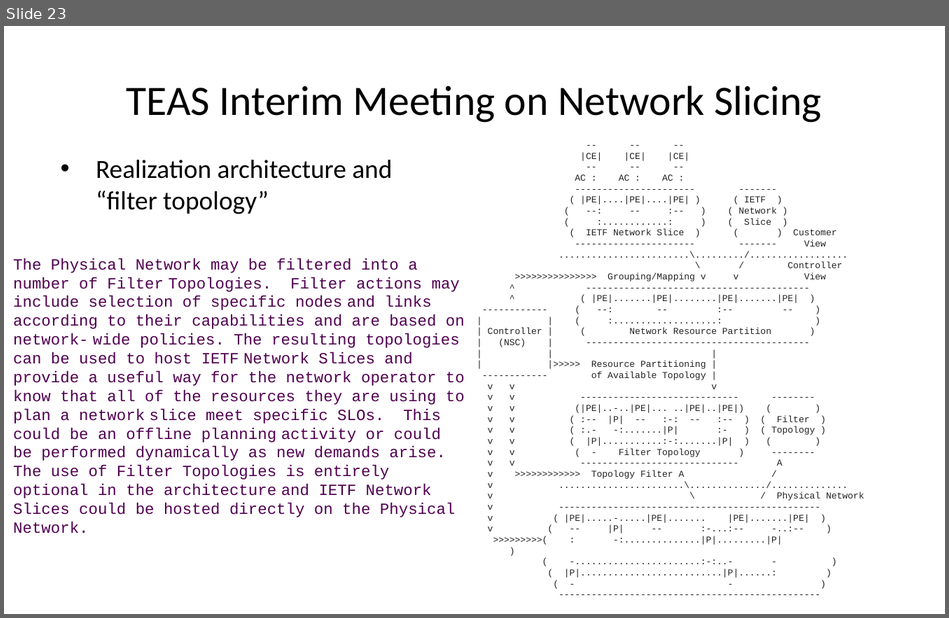
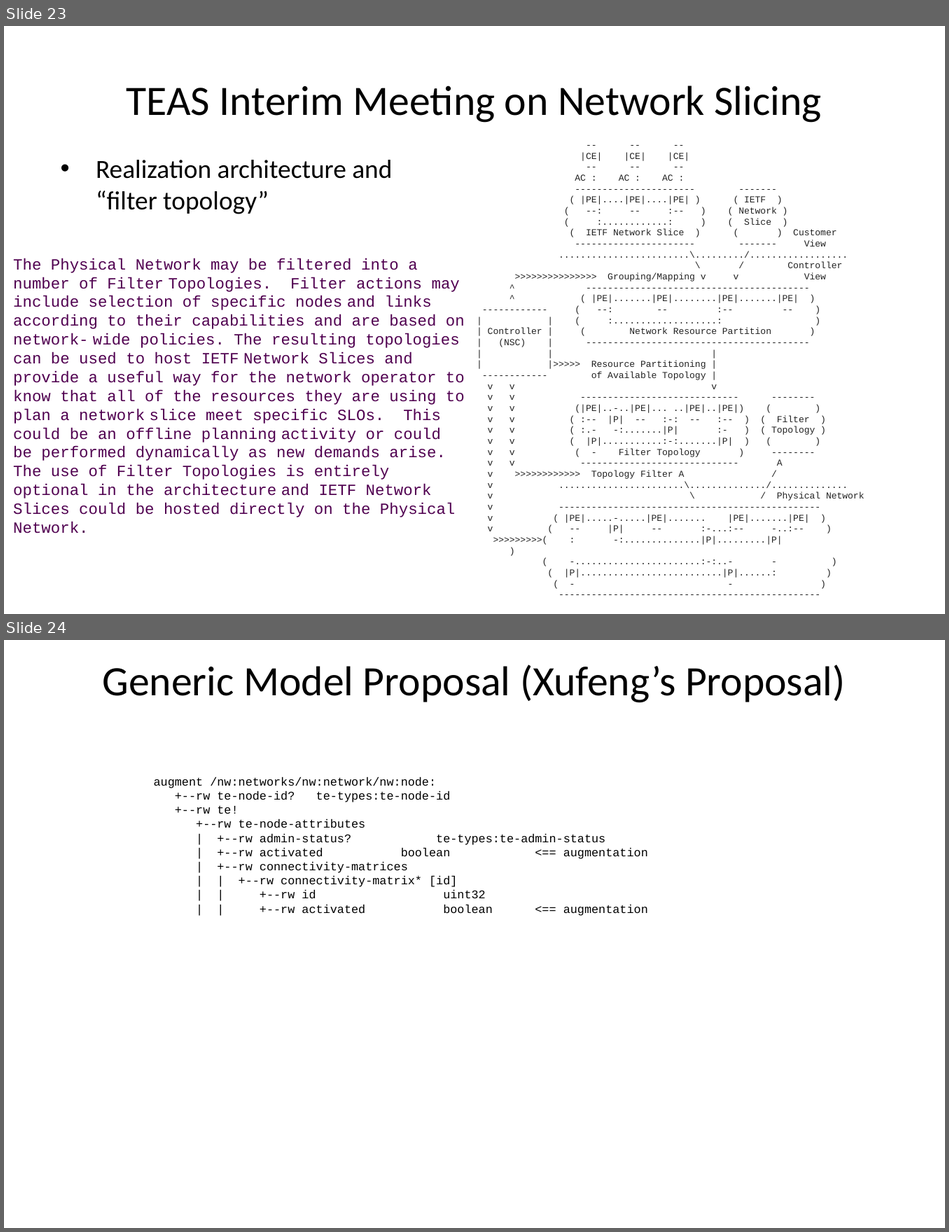
Before and after one commit to aguoietf/ietf-ccamp-yang-otn-slicing, a slide deck: Meeting Materials/otn slicing discussion slides.pptx. Shown one above the other, each under a label of ours: slide 23 before the commit, slides 23 and 24 after it. The pictures are 949x618 and 949x1232 pixels, drawn with LibreOffice and Linux fonts; fonts in the diff are those of the drawing; background and template pictures are left out. Boxes give left, top, right and bottom in pixels: in the first picture for what was removed or moved away, otherwise in the second. Text is boxed around its words. In the diff, an @@ line names an element or a change of style, - is before the commit and + after.

Commit message:
Update otn slicing discussion slides.pptx
Add slides for NBI modeling discussion

```diff
--- a/Meeting Materials/otn slicing discussion slides.pptx
+++ b/Meeting Materials/otn slicing discussion slides.pptx
@@ slide 24 added at [4,640,945,1228], background #FFFFFF @@
@@ title added at [102,664,845,703], 32 pt, text #000000 @@
+Generic Model Proposal (Xufeng’s Proposal)
@@ text added at [154,776,648,916], 9 pt, text #000000 @@
+augment /nw:networks/nw:network/nw:node:
++--rw te-node-id? te-types:te-node-id
++--rw te!
++--rw te-node-attributes
+| +--rw admin-status? te-types:te-admin-status
+| +--rw activated boolean <== augmentation
+| +--rw connectivity-matrices
+| | +--rw connectivity-matrix* [id]
+| | +--rw id uint32
+| | +--rw activated boolean <== augmentation
```
Also in this commit, not shown: 1 other slide added.
